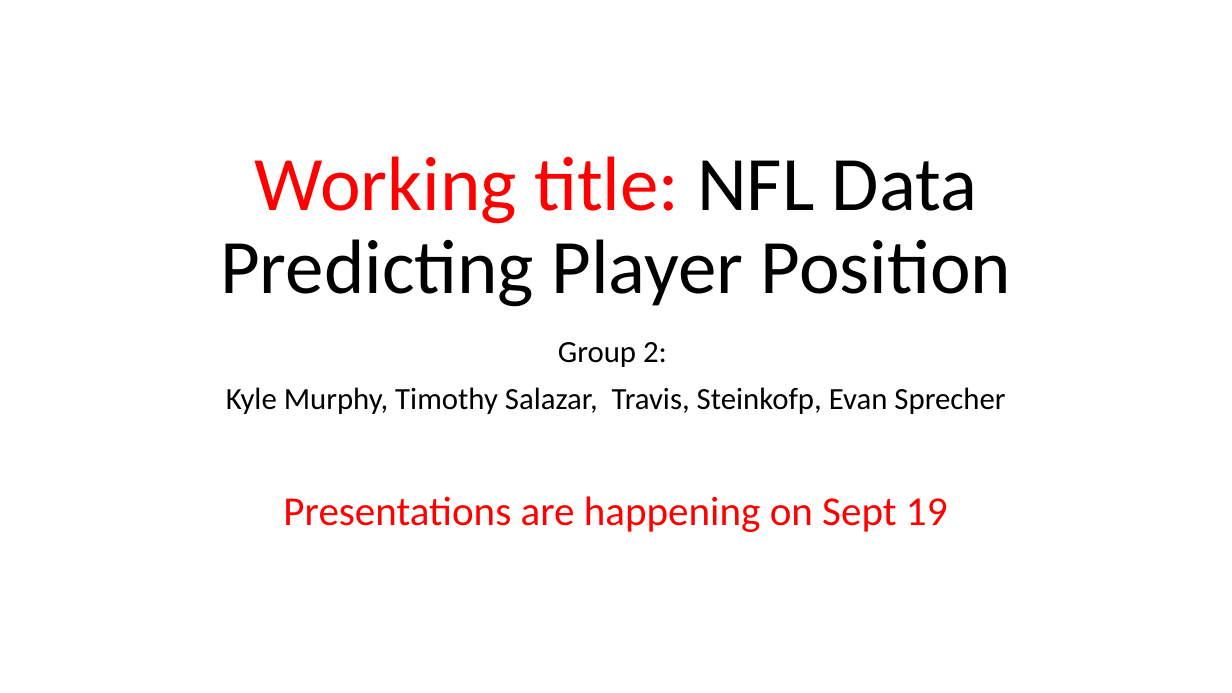
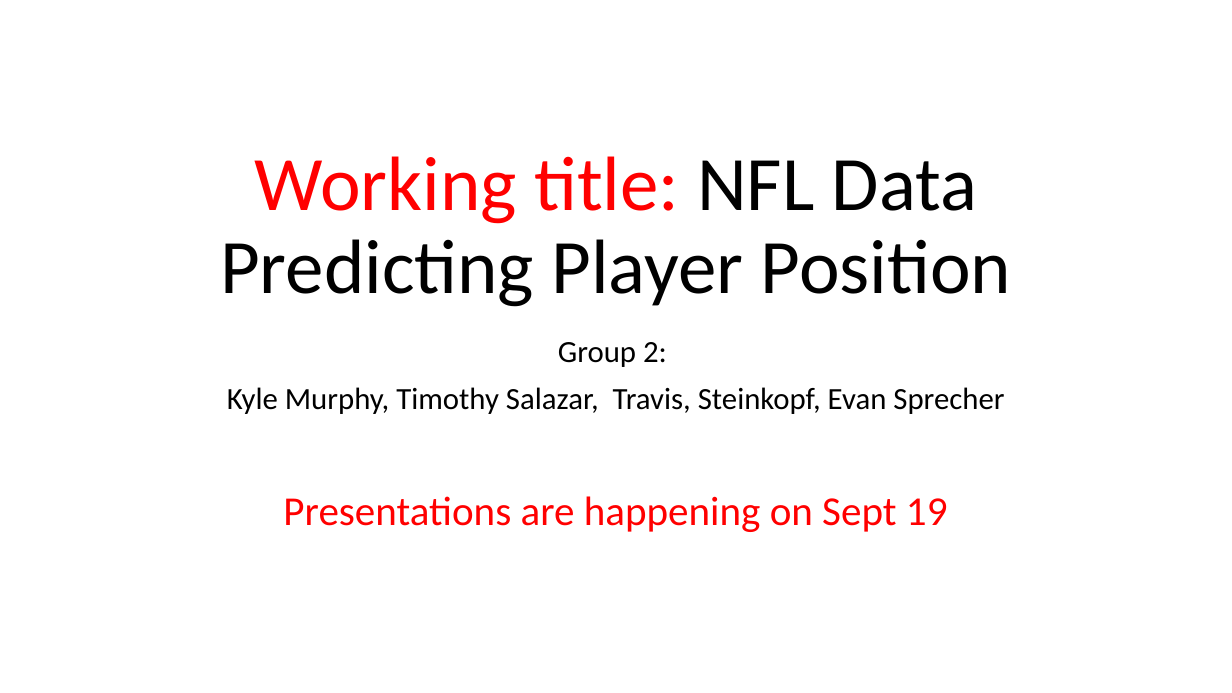
Before and after one commit to Evdawg/Project_4_FF_ML, a slide deck: slide 1 of Project_3_outline.pptm. Drawn at 1232x693 pixels with LibreOffice and Linux fonts; fonts in the diff are those of the drawing. Boxes give left, top, right and bottom in pixels: in the first picture for what was removed or moved away, otherwise in the second. Text is boxed around its words. In the diff, an @@ line names an element or a change of style, - is before the commit and + after.

```diff
--- a/Project_3_outline.pptm
+++ b/Project_3_outline.pptm
@@ subtitle at [227,387,1004,414]: text changed @@
-Kyle Murphy, Timothy Salazar, Travis, Steinkofp, Evan Sprecher
+Kyle Murphy, Timothy Salazar, Travis, Steinkopf, Evan Sprecher
```
Also in this commit, not shown: 4 other slides changed, 2 other files.
